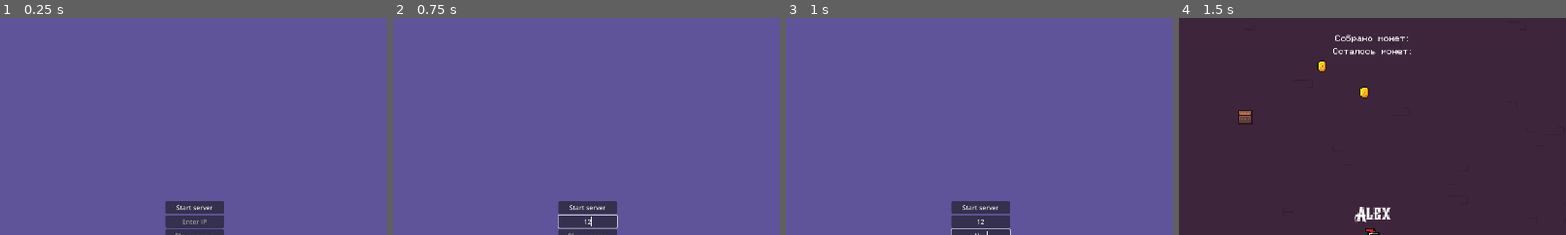
Above: before the commit, frames 1-4 (left to right).
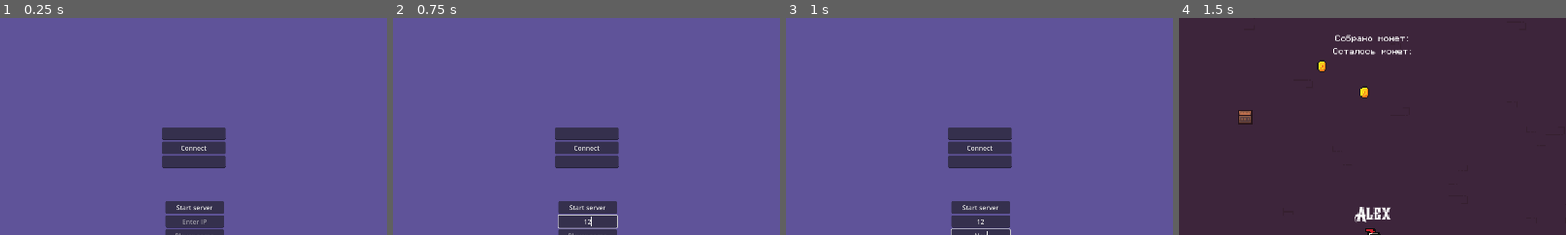
Above: after the commit, the same moments.

Repository: alnikyur/net_sandbox
Game: Godot game, scene res://scenes/ui/main_ui.tscn
Same seed, same stepped clock (60 frames per second), same inputs: the game is played once before the commit and once after it. Sound files missing from this copy of the repository are replaced by a short silence.
Inputs (mouse positions are % of the whole screen's width and height, from its top left):
- Up to frame 1 (0.25 s): no input
- Up to frame 2 (0.75 s): click (50, 47) at 0.52 s; type "12" at 0.6 s
- Up to frame 3 (1 s): click (50, 50) at 0.75 s; type "Alex" at 0.83 s
- Up to frame 4 (1.5 s): click "Start server" at 1.25 s
The pictures show only the part of the screen within x 25-75%, y 0-50%; the shares and areas given below are measured in that part.

The runs differ from the first frame. In frame 1, 2.9% of the frame differs, in the area x 41-59%, y 50-70%; in frame 2, 2.9%; in frame 3, 2.9%; in frame 4, nothing differs.

Commit message:
Add autodiscovery

Diff:
--- a/scenes/lobby/lobby.gd
+++ b/scenes/lobby/lobby.gd
@@ -3,7 +3,6 @@
 @export var coin_scene: PackedScene
 @export var num_coins: int = 100 # Количество монеток
 @export var field_size: Vector2 = Vector2(1900, 1050) # Размер поля
-
 
 @export var player_scene: PackedScene # Сцена игрока
 @onready var players = {} # Хранит игроков (id → узел игрока)
@@ -20,6 +19,10 @@
 var remaining_tracks = []  # Список оставшихся треков
 var current_track = -1
 
+const BROADCAST_PORT = 54545
+var udp_server = PacketPeerUDP.new()
+var server_ip = "0.0.0.0"
+
 var audio_files = [
 	preload("res://assets/sounds/bit-beats-1-168243.mp3"),
 	preload("res://assets/sounds/falselyclaimed-bit-beats-3-168873.mp3"),
@@ -27,6 +30,7 @@
 ]
 
 func _ready():
+	start_broadcast()
 	chat_ui.message_sent.connect(_on_message_sent)
 	print("coin_label:", coin_label, "coin_last:", coin_last)
 	multiplayer.connect("peer_connected", Callable(self, "_on_player_connected"))
@@ -36,12 +40,42 @@
 	play_next()
 	scatter_coins()
 
+func start_broadcast():
+	print("📡 Начинаем рассылку UDP broadcast...")
+	udp_server.set_broadcast_enabled(true)
+
+	var timer = Timer.new()
+	timer.wait_time = 3.0
+	timer.autostart = true
+	timer.timeout.connect(_send_broadcast)
+	add_child(timer)
+
+func _send_broadcast():
+	var peer = PacketPeerUDP.new()
+	peer.set_broadcast_enabled(true)
+	peer.connect_to_host("255.255.255.255", BROADCAST_PORT)
+
+	var local_ip = get_local_ip()
+	var message = "GODOT_SERVER_AVAILABLE:" + local_ip
+	peer.put_packet(message.to_utf8_buffer())
+	print("📡 Отправлен broadcast: ", message)
+
+func get_local_ip():
+	var addresses = IP.get_local_addresses()
+	for addr in addresses:
+		if addr.begins_with("192.168.") or addr.begins_with("10.") or addr.begins_with("172.16."):
+			return addr  # Используем локальную сеть Wi-Fi/LAN
+	print("⚠️ Не найден локальный IP в диапазоне 192.168.x.x! Используется:", addresses[0])
+	return addresses[0]  # Возвращаем первый адрес, если нет других
+
+
 func setup_network():
 	if Global.is_server:
 		var server = ENetMultiplayerPeer.new()
 		server.create_server(12345)
 		multiplayer.multiplayer_peer = server
 		print("Сервер запущен на порту 12345!")
+		print("🌍 Сервер работает по адресу:", server_ip)
 		# Создаём игрока для сервера
 		spawn_player(multiplayer.get_unique_id())
 		players[multiplayer.get_unique_id()].set_player_name(Global.player_name)
--- /dev/null
+++ b/scenes/ui/Client.gd
@@ -0,0 +1,39 @@
+extends Node
+
+@onready var ip_input = $CanvasLayer/VBoxContainer/EnterIP
+@onready var connect_button = $CanvasLayer/VBoxContainer/ConnectToServer
+@onready var name_input = $CanvasLayer/VBoxContainer/NameInput
+@onready var popup = $CanvasLayer/Popup
+@onready var popup_label = $CanvasLayer/Popup/Label
+
+const BROADCAST_PORT = 54545
+var udp_listener = UDPServer.new()
+
+func _ready():
+	start_listening()
+
+func start_listening():
+	print("🔎 Клиент слушает UDP broadcast...")
+	if udp_listener.listen(BROADCAST_PORT, "0.0.0.0") != OK:
+		print("⚠️ Не удалось запустить UDP сервер")
+		return
+
+	var timer = Timer.new()
+	timer.wait_time = 1.0
+	timer.autostart = true
+	timer.timeout.connect(_check_for_server)
+	add_child(timer)
+
+func _check_for_server():
+	udp_listener.poll()
+	while udp_listener.is_connection_available():
+		var peer = udp_listener.take_connection()
+		var packet = peer.get_packet().get_string_from_utf8()
+		if packet.begins_with("GODOT_SERVER_AVAILABLE:"):
+			var server_ip = packet.split(":")[1]
+			ip_input.text = server_ip  # Автоматически подставляем IP в поле ввода
+			print("✅ Найден сервер по адресу:", server_ip)
+
+
+func _on_connect_to_server_pressed():
+	pass # Replace with function body.
--- a/scenes/ui/main_ui.tscn
+++ b/scenes/ui/main_ui.tscn
@@ -1,6 +1,7 @@
-[gd_scene load_steps=2 format=3 uid="uid://bq0nfwqu4pmxi"]
+[gd_scene load_steps=3 format=3 uid="uid://bq0nfwqu4pmxi"]
 
 [ext_resource type="Script" path="res://scenes/ui/main_ui.gd" id="1_uaasp"]
+[ext_resource type="Script" path="res://scenes/ui/Client.gd" id="2_gxoyh"]
 
 [node name="Control" type="Control"]
 layout_mode = 3
@@ -66,6 +67,34 @@
 layout_mode = 2
 text = "Exit"
 
+[node name="ClientNetworking" type="Node" parent="."]
+script = ExtResource("2_gxoyh")
+
+[node name="CanvasLayer" type="CanvasLayer" parent="ClientNetworking"]
+
+[node name="Popup" type="Popup" parent="ClientNetworking/CanvasLayer"]
+
+[node name="Label" type="Label" parent="ClientNetworking/CanvasLayer/Popup"]
+offset_right = 40.0
+offset_bottom = 23.0
+
+[node name="VBoxContainer" type="VBoxContainer" parent="ClientNetworking/CanvasLayer"]
+offset_left = 880.0
+offset_top = 272.0
+offset_right = 1037.0
+offset_bottom = 389.0
+
+[node name="EnterIP" type="LineEdit" parent="ClientNetworking/CanvasLayer/VBoxContainer"]
+layout_mode = 2
+
+[node name="ConnectToServer" type="Button" parent="ClientNetworking/CanvasLayer/VBoxContainer"]
+layout_mode = 2
+text = "Connect"
+
+[node name="NameInput" type="LineEdit" parent="ClientNetworking/CanvasLayer/VBoxContainer"]
+layout_mode = 2
+
 [connection signal="pressed" from="VBoxContainer/RunServer" to="." method="_on_run_server_pressed"]
 [connection signal="pressed" from="VBoxContainer/ConnectToServer" to="." method="_on_connect_to_server_pressed"]
 [connection signal="pressed" from="VBoxContainer/Exit" to="." method="_on_exit_pressed"]
+[connection signal="pressed" from="ClientNetworking/CanvasLayer/VBoxContainer/ConnectToServer" to="ClientNetworking" method="_on_connect_to_server_pressed"]
